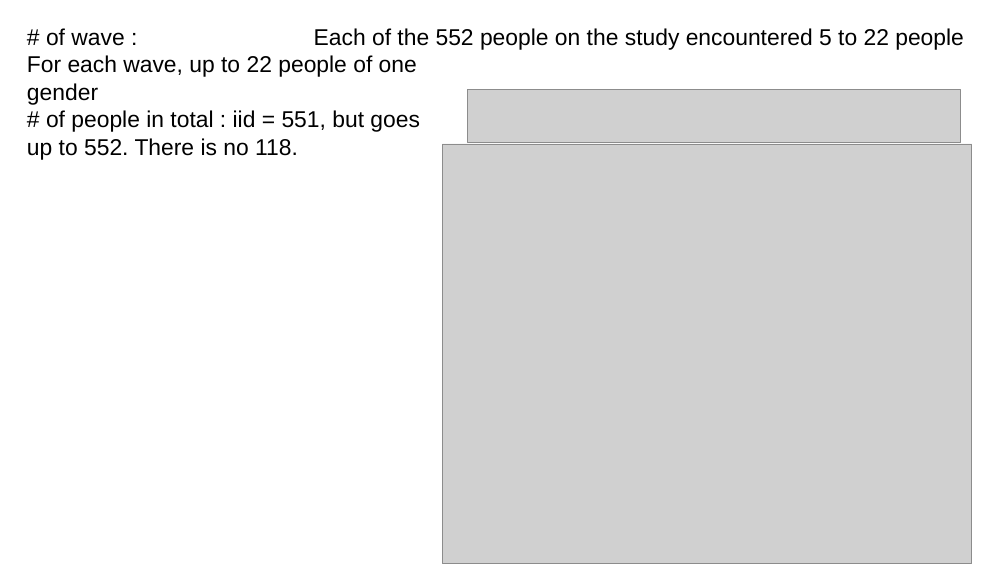
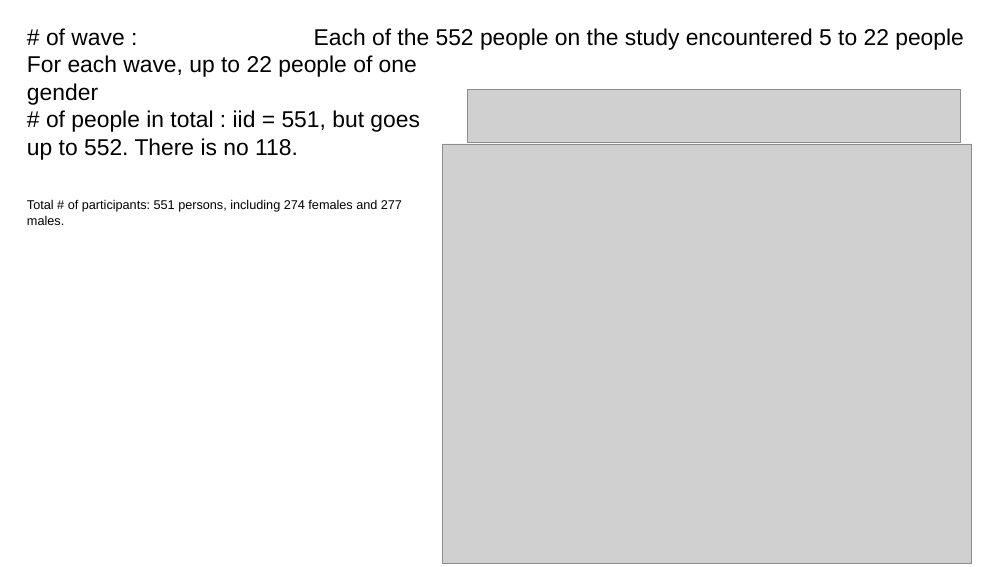
Before and after one commit to kumquat42/202310_jedha_Bloc2_SpeedDating, a slide deck: slide 5 of Kanban.odp. Drawn at 1008x567 pixels with LibreOffice and Linux fonts; fonts in the diff are those of the drawing; grey boxes stand for pictures. Boxes give left, top, right and bottom in pixels: in the first picture for what was removed or moved away, otherwise in the second. Text is boxed around its words. In the diff, an @@ line names an element or a change of style, - is before the commit and + after.

```diff
--- a/Kanban.odp
+++ b/Kanban.odp
@@ text added at [27, 199, 402, 225], 10 pt, text #000000 @@
+Total # of participants: 551 persons, including 274 females and 277 males.
```
Also in this commit, not shown: 1 other slide changed, 1 other file.
